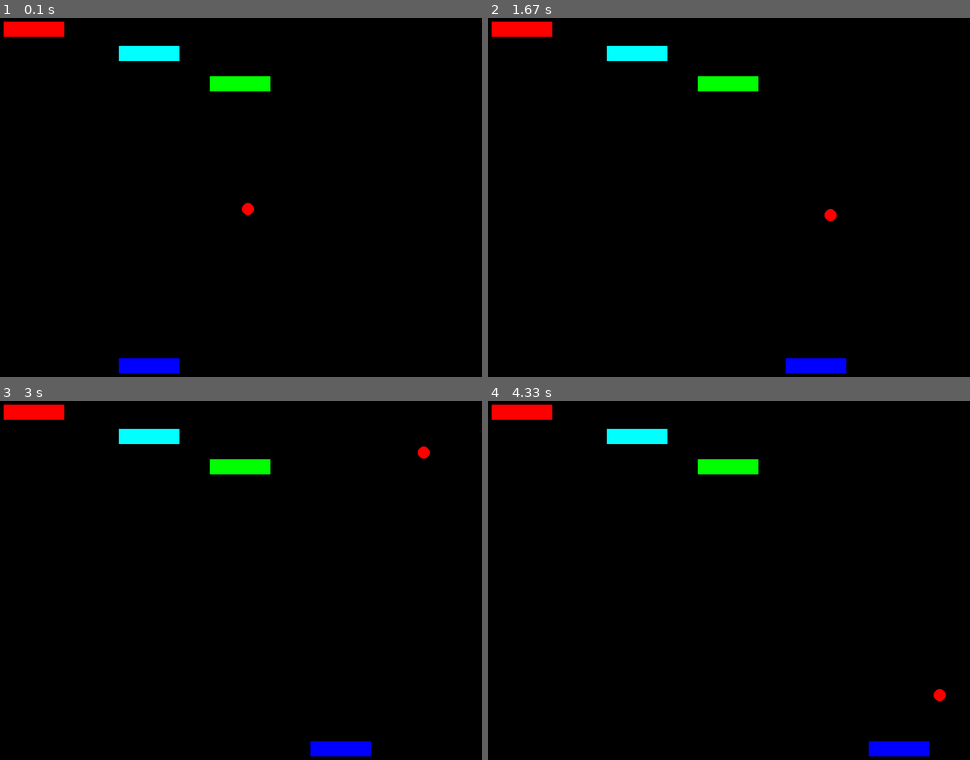
Above: before the commit, frames 1-4 (two rows, left to right).
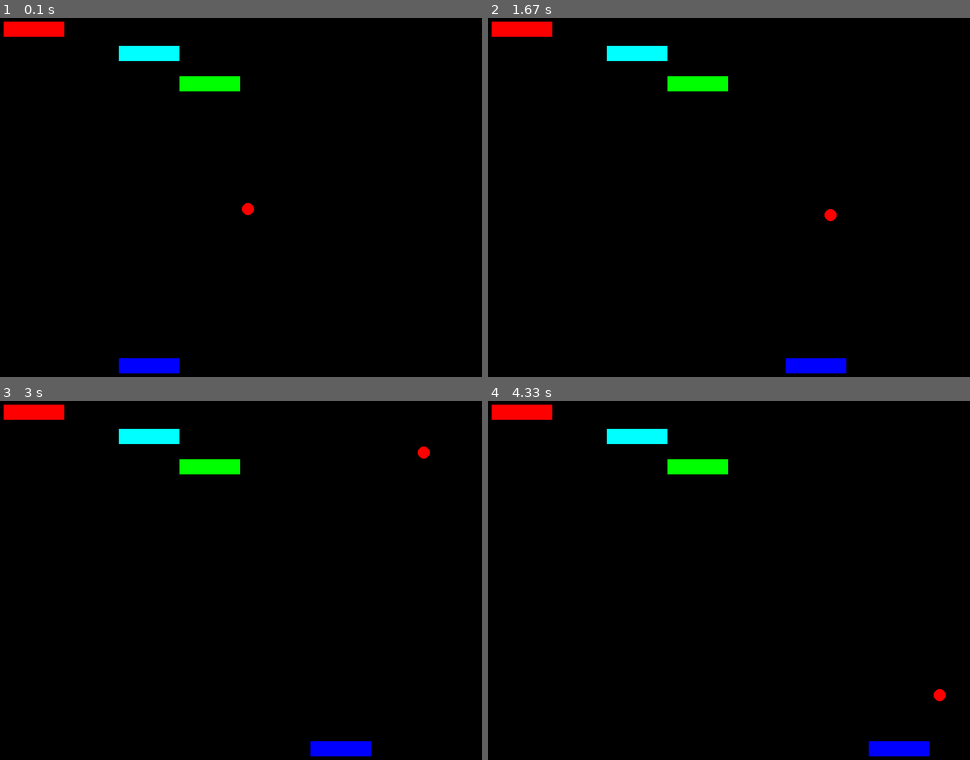
Above: after the commit, the same moments.

Repository: rayank77b/games
Game: pygame game, started from breakout/breakout.py
Same seed, same stepped clock (60 frames per second), same inputs: the game is played once before the commit and once after it.
Inputs:
- Up to frame 1 (0.1 s): no input
- Up to frame 2 (1.67 s): hold Right 0.33-0.8 s; hold Right 0.83-1.3 s; hold Left from 1.33 s (still down)
- Up to frame 3 (3 s): release Left at 1.87 s; hold Left 1.9-2.3 s; hold Right 2.33-2.97 s
- Up to frame 4 (4.33 s): hold Left 3-3.47 s; hold Right 3.5-3.97 s; hold Right from 4 s (still down)

The runs differ from the first frame. In frame 1, 0.5% of the frame differs, in the area x 37-57%, y 16-21%; in frame 2, 0.5%; in frame 3, 0.5%; in frame 4, 0.5%.

Commit message:
add planget conquer game, - breakout, group collision working not correct, back to old method

Diff:
--- /dev/null
+++ b/PlanetConquer/main.py
@@ -0,0 +1,137 @@
+import pygame
+import random
+import math
+
+# Define constants
+WIDTH = 800
+HEIGHT = 600
+FPS = 30
+PLANET_RADIUS = 25
+
+# Define colors
+WHITE = (255, 255, 255)
+BLACK = (0, 0, 0)
+RED = (255, 0, 0)
+GREEN = (0, 255, 0)
+BLUE = (0, 0, 255)
+
+# Initialize Pygame
+pygame.init()
+pygame.mixer.init()
+screen = pygame.display.set_mode((WIDTH, HEIGHT))
+pygame.display.set_caption("PlanetConquer")
+clock = pygame.time.Clock()
+
+# Define game classes
+class Planet(pygame.sprite.Sprite):
+    def __init__(self, x, y, color, owner, production):
+        pygame.sprite.Sprite.__init__(self)
+        self.image = pygame.Surface((PLANET_RADIUS*2, PLANET_RADIUS*2))
+        self.image.fill(color)
+        self.rect = self.image.get_rect()
+        self.rect.center = (x, y)
+        self.owner = owner
+        self.ships = 100
+        self.production = production
+        self.defense = self.ships
+        self.color = color
+
+    def update(self):
+        self.ships += self.production
+        if self.ships < 0:
+            self.ships = 0
+        self.defense = self.ships
+
+    def attack(self, attacker):
+        defense_power = self.defense + random.randint(0, 20)
+        attack_power = attacker.ships - defense_power
+        if attack_power > 0:
+            self.owner = attacker.owner
+            self.ships = attack_power
+        else:
+            self.ships = abs(attack_power)
+        self.defense = self.ships
+
+class Ship(pygame.sprite.Sprite):
+    def __init__(self, start_planet, target_planet, color):
+        pygame.sprite.Sprite.__init__(self)
+        self.image = pygame.Surface((10, 10))
+        self.image.fill(color)
+        self.rect = self.image.get_rect()
+        self.start_planet = start_planet
+        self.target_planet = target_planet
+        self.color = color
+        self.travel_time = math.sqrt((target_planet.rect.center[0]-start_planet.rect.center[0])**2 + (target_planet.rect.center[1]-start_planet.rect.center[1])**2) / 10
+        self.start_time = pygame.time.get_ticks()
+
+    def update(self):
+        time_since_start = pygame.time.get_ticks() - self.start_time
+        if time_since_start < self.travel_time * 1000:
+            x = self.start_planet.rect.center[0] + (self.target_planet.rect.center[0]-self.start_planet.rect.center[0]) * (time_since_start / (self.travel_time * 1000))
+            y = self.start_planet.rect.center[1] + (self.target_planet.rect.center[1]-self.start_planet.rect.center[1]) * (time_since_start / (self.travel_time * 1000))
+            self.rect.center = (x, y)
+        else:
+            self.target_planet.ships += 1
+            self.kill()
+
+# Create game objects
+all_sprites = pygame.sprite.Group()
+planets = [Planet(100, 100, RED, "Enemy", random.randint(-5, 5)), Planet(700, 500, GREEN, "Player", random.randint(-5, 5)), Planet(400, 300, BLUE, "Neutral", random.randint(-5, 5))]
+ships = pygame.sprite.Group()
+
+# Game loop
+running = True
+while running:
+    # Process events
+    for event in pygame.event.get():
+        if event.type == pygame.QUIT:
+            running = False
+        elif event.type == pygame.MOUSEBUTTONDOWN:
+            if event.button == 1:
+                for planet in planets:
+                    if planet.rect.collidepoint(event.pos):
+                        print(f"Planet: {planet.owner} {planet.ships} ships {planet.defense} defense")
+                    elif planet.owner == "Player":
+                        if planet.rect.collidepoint(event.pos):
+                            pass
+                        elif planet.ships > 0:
+                            target_planet = random.choice([p for p in planets if p.owner == "Enemy"])
+                            ships.add(Ship(planet, target_planet, GREEN))
+                            planet.ships -= 1
+
+    # Update game
+    for planet in planets:
+        planet.update()
+    for ship in ships:
+        ship.update()
+    for planet in planets:
+        for other_planet in planets:
+            if planet != other_planet and planet.owner == "Player" and other_planet.owner != "Player":
+                distance = math.sqrt((other_planet.rect.center[0]-planet.rect.center[0])**2 + (other_planet.rect.center[1]-planet.rect.center[1])**2)
+                if distance <= PLANET_RADIUS*2 and planet.ships > 0:
+                    ships.add(Ship(planet, other_planet, GREEN))
+                    planet.ships -= 1
+                elif distance <= 300 and planet.ships > 0:
+                    ships.add(Ship(planet, other_planet, GREEN))
+                    planet.ships -= 1
+                elif distance <= 500 and planet.ships > 10:
+                    ships.add(Ship(planet, other_planet, GREEN))
+                    planet.ships -= 10
+
+    # Draw game objects
+    screen.fill(BLACK)
+    for planet in planets:
+        pygame.draw.circle(screen, planet.color, planet.rect.center, PLANET_RADIUS)
+        text_surface = pygame.font.Font(None, 20).render(f"{planet.ships}", True, WHITE)
+        text_rect = text_surface.get_rect(center=planet.rect.center)
+        screen.blit(text_surface, text_rect)
+    for ship in ships:
+        pygame.draw.line(screen, ship.color, ship.start_planet.rect.center, ship.target_planet.rect.center, 2)
+        screen.blit(ship.image, ship.rect)
+    pygame.display.flip()
+
+    # Maintain constant frame rate
+    clock.tick(FPS)
+
+# Quit Pygame
+pygame.quit()
--- a/breakout/breakout.py
+++ b/breakout/breakout.py
@@ -62,8 +62,11 @@
         screen.blit(self.surf, self.pos)
 
 class Brick(pygame.sprite.Sprite):
-    def __init__(self, hits=1):
+    def __init__(self, x, y, hits=1):
         super(Brick, self).__init__()
+        self.x = x
+        self.y = y
+        self.pos = (x,y)
         self.surf = pygame.Surface((BRICK_W, BRICK_H))
         self.hits = hits
         self.surf.fill(self.getcolor())
@@ -128,11 +131,14 @@
 clock = pygame.time.Clock()
 
 background = Background()
+
 ball   = Ball(0.1, 0.3)
+
 player = PlayerBrick(X_POS, HEIGHT-BRICK_H-10)
-brick1 = Brick(3)
-brick2 = Brick(2)
-brick3 = Brick(1)
+bricks = []
+bricks.append(Brick(10,10, 3))
+bricks.append(Brick(200,50, 2))
+bricks.append(Brick(300,100, 1))
 
 gameOn = True
 
@@ -148,10 +154,10 @@
             gameOn = False
 
     player.move()
-    # get ball collision with wall
+    # get ball collision
     ball.hitwall()
+    ball.hitplayer(player)
     # move ball
-    ball.hitplayer(player)
     ball.dt = clock.tick(FPS)
     ball.move()
 
@@ -159,9 +165,8 @@
     screen.blit(background.surf, (0, 0))
     ball.drawme(screen)
     player.drawme(screen)
-    screen.blit(brick1.surf, (10, 10))
-    screen.blit(brick2.surf, (200, 50))
-    screen.blit(brick3.surf, (350, 100))
+    for b in bricks:
+        screen.blit(b.surf, b.pos)
     pygame.display.flip()
 
 # Quit Pygame
